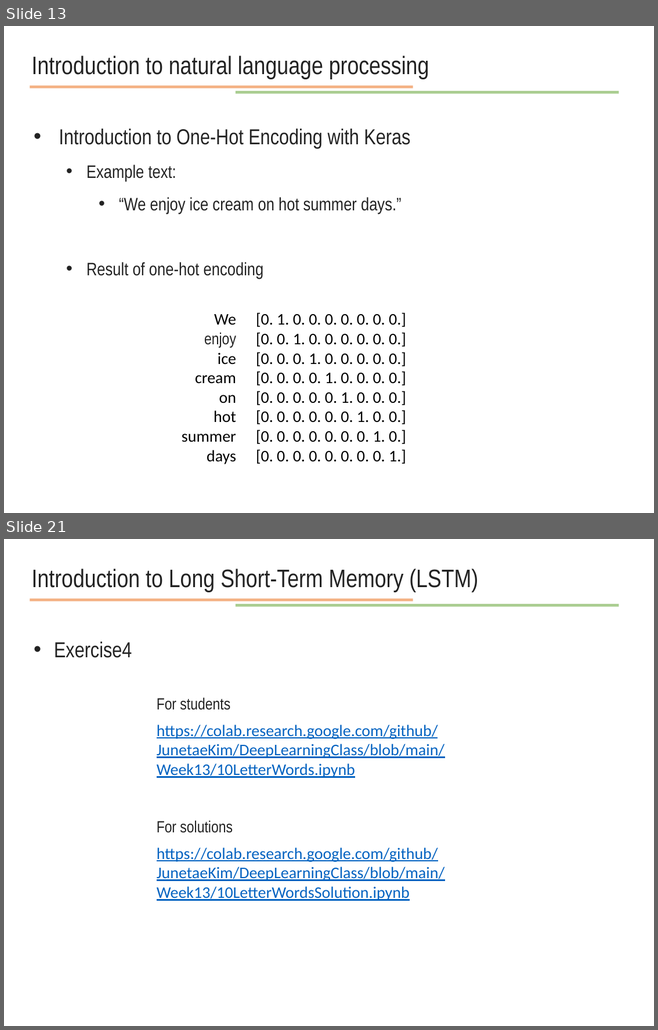
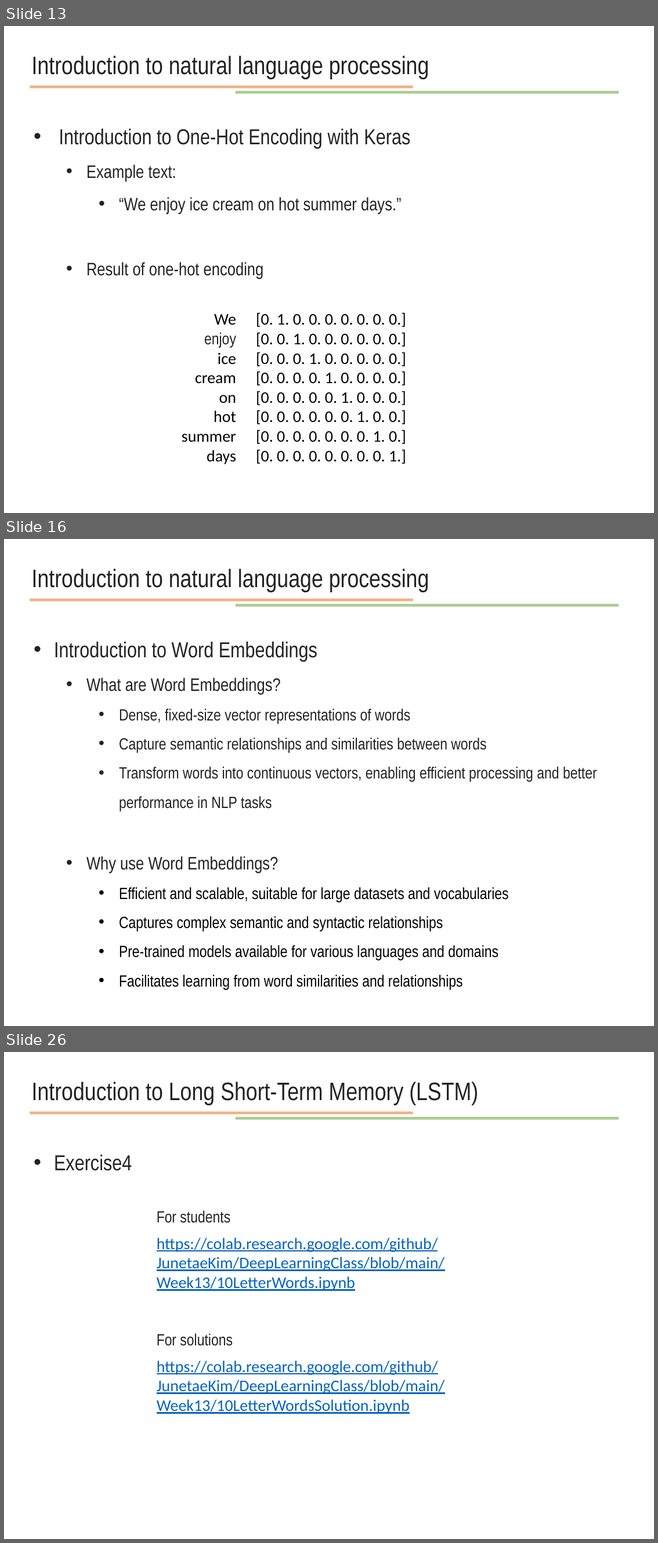
Before and after one commit to JunetaeKim/DeepLearningClass, a slide deck: Week14/week14 natural language processing.pptx. Shown one above the other, each under a label of ours: slides 13 and 21 before the commit, slides 13, 16 and 26 after it; the slides between them are not shown. The pictures are 658x1030 and 658x1543 pixels, drawn with LibreOffice and Linux fonts; fonts in the diff are those of the drawing. Boxes give left, top, right and bottom in pixels: in the first picture for what was removed or moved away, otherwise in the second. Text is boxed around its words. In the diff, an @@ line names an element or a change of style, - is before the commit and + after.

```diff
--- a/Week14/week14 natural language processing.pptx
+++ b/Week14/week14 natural language processing.pptx
@@ slide 16 added at (x1=4, y1=539, x2=654, y2=1026), background #FFFFFF @@
@@ text added at (x1=32, y1=569, x2=429, y2=592), 28 pt, text #222222 @@
+Introduction to natural language processing
@@ line added from (30, 600) to (412, 600), #ED7D31 3 pt @@
@@ line added from (235, 605) to (619, 605), #70AD47 3 pt @@
@@ text added at (x1=54, y1=642, x2=597, y2=990), 18 pt, text #222222 @@
+• Introduction to Word Embeddings
+  • What are Word Embeddings?
+    • Dense, fixed-size vector representations of words
+    • Capture semantic relationships and similarities between words
+    • Transform words into continuous vectors, enabling efficient processing and better performance in NLP tasks
+  • Why use Word Embeddings?
+    • Efficient and scalable, suitable for large datasets and vocabularies
+    • Captures complex semantic and syntactic relationships
+    • Pre-trained models available for various languages and domains
+    • Facilitates learning from word similarities and relationships
@@ what was slide 21 is now slide 26 @@
```
Also in this commit, not shown: 4 slides changed, 8 other slides added, 4 slides removed, 4 other files.
